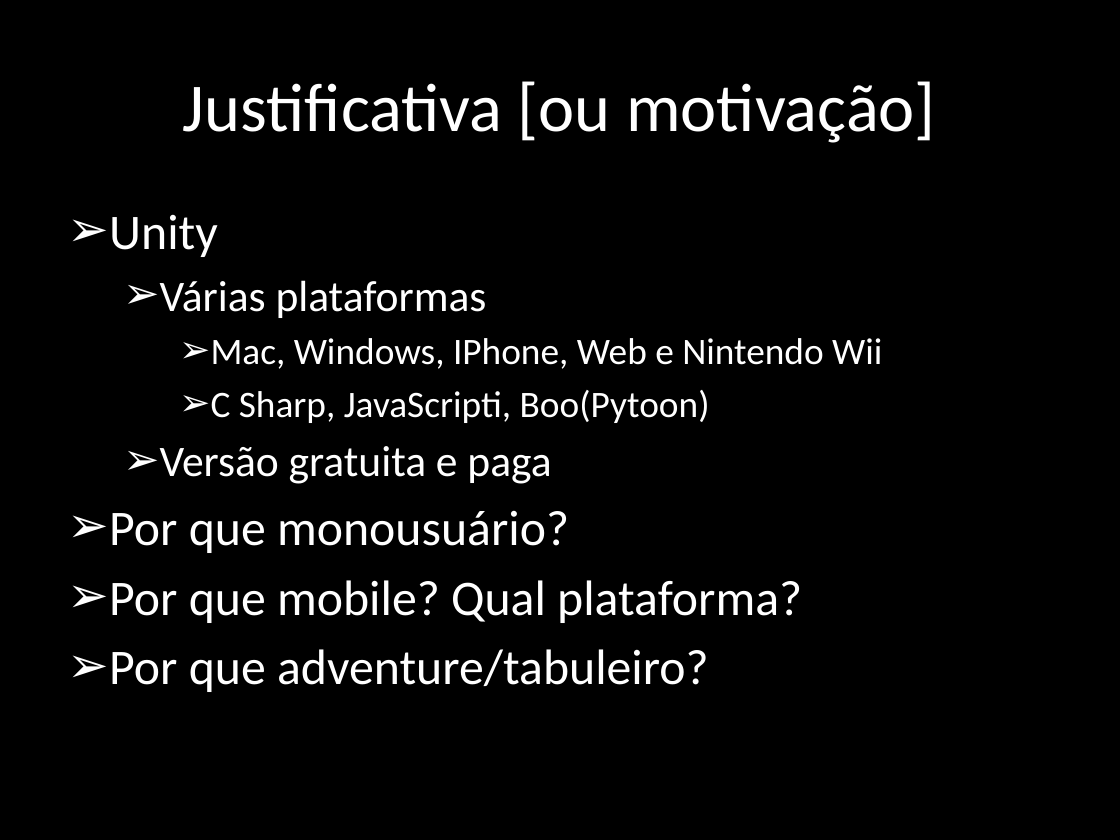
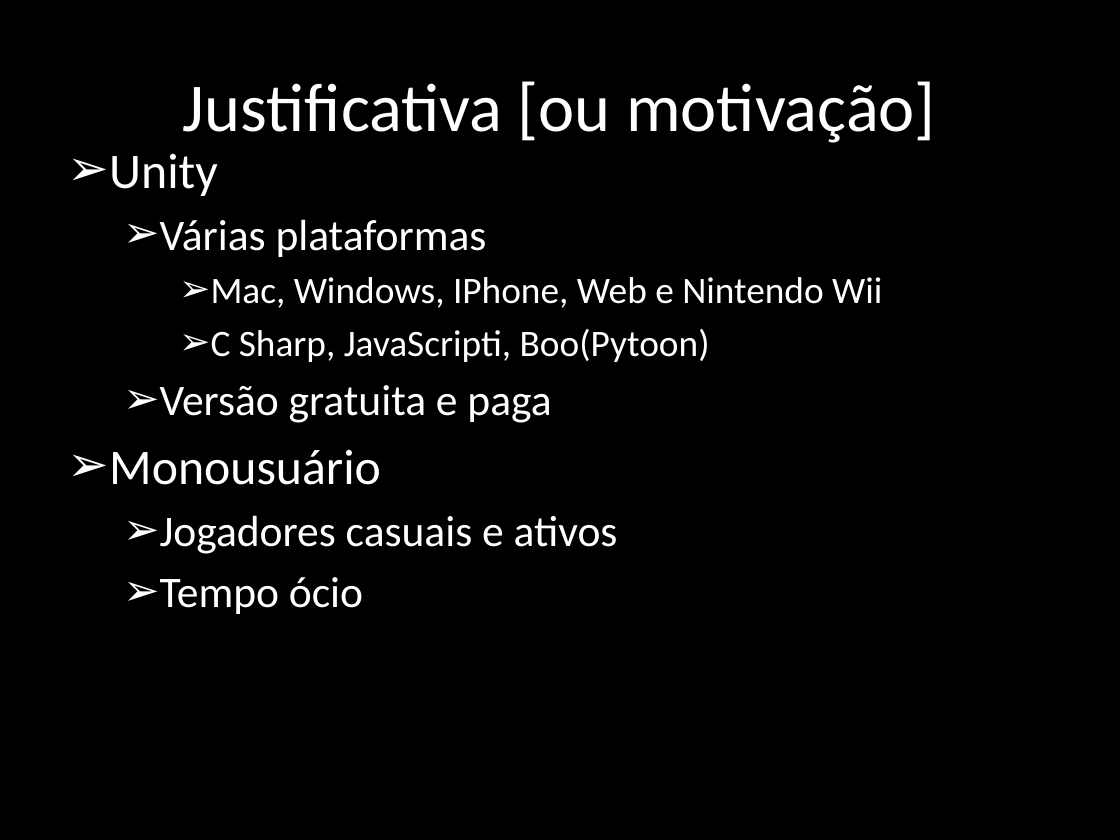
Before and after one commit to rafaelmoura0402/rafaelTCC, a slide deck: slide 7 of pre-projeto/apresentacao.pptx. Drawn at 1120x840 pixels with LibreOffice and Linux fonts; fonts in the diff are those of the drawing. Boxes give left, top, right and bottom in pixels: in the first picture for what was removed or moved away, otherwise in the second. Text is boxed around its words. In the diff, an @@ line names an element or a change of style, - is before the commit and + after.

```diff
--- a/pre-projeto/apresentacao.pptx
+++ b/pre-projeto/apresentacao.pptx
@@ text at <box>109,449,618,614</box>: text changed; size 32 to 28 pt @@
-➢ Por que monousuário?
-➢ Por que mobile? Qual plataforma?
-➢ Por que adventure/tabuleiro?
+➢ Monousuário
+  ➢ Jogadores casuais e ativos
+  ➢ Tempo ócio
```
Also in this commit, not shown: 2 other slides changed, 5 slides added, 1 slide removed, 1 other file.
